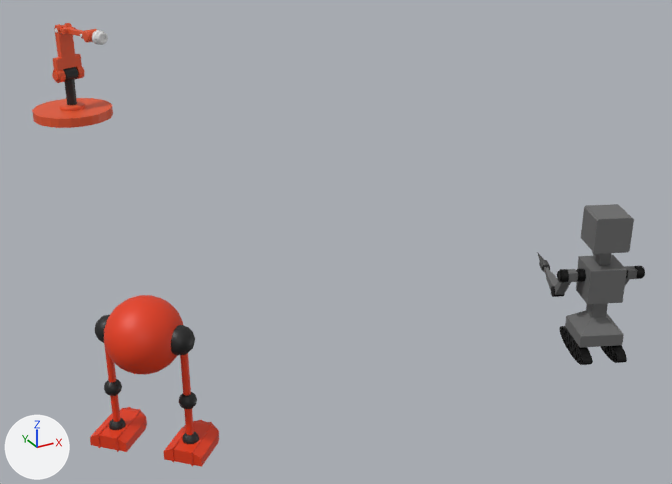
One commit to the FBX model Assets/3d models/raw_version/cnit_assets.fbx: the scene before it, then after it.
Both versions are drawn from a camera (50 mm lens) standing at (53.6, -69.0, 27.1) and looking at (84.4, -13.1, -0.9). The axes (+X, +Y, +Z) are drawn at lower left. The lights are the same throughout. Where no turn or scale is listed for an object, it has been applied to the vertices.
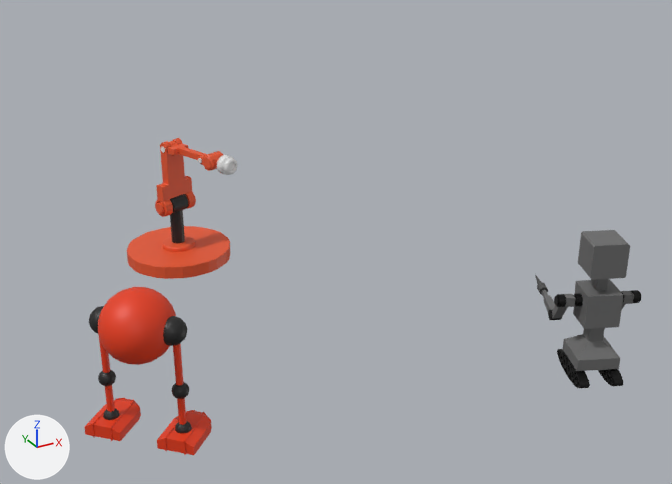
Pixel boxes [x1, y1, x2, y2] of what changed, in the pictures (672 x 484 px):
'Cylinder.002', moved
    before: [32, 98, 113, 128]
    after: [127, 226, 230, 279]
'Sphere.001', moved
    before: [104, 295, 183, 375]
    after: [98, 287, 176, 365]
'Cube.002', moved
    before: [565, 255, 627, 348]
    after: [563, 279, 623, 371]
'Cube.021', moved
    before: [90, 407, 219, 467]
    after: [85, 398, 212, 455]
'Cube', moved
    before: [581, 204, 634, 254]
    after: [578, 230, 630, 280]
'Cylinder.019', moved
    before: [52, 23, 85, 83]
    after: [155, 138, 196, 217]
'Cube.012', moved
    before: [560, 326, 627, 365]
    after: [557, 349, 623, 388]
'Sphere.002', moved
    before: [95, 315, 195, 355]
    after: [89, 306, 187, 346]
'Cylinder.006', moved
    before: [104, 344, 191, 395]
    after: [99, 339, 184, 385]
'Sphere.004', moved
    before: [104, 379, 197, 409]
    after: [98, 369, 189, 399]
'Cylinder.008', moved
    before: [110, 395, 194, 435]
    after: [105, 385, 186, 425]
'Cylinder.003', moved
    before: [65, 79, 77, 105]
    after: [170, 210, 185, 243]
'Sphere.005', moved
    before: [109, 418, 199, 444]
    after: [103, 408, 192, 433]
'Cube.011', moved
    before: [554, 269, 578, 295]
    after: [552, 294, 575, 319]
'Cylinder.020', moved
    before: [60, 101, 85, 111]
    after: [162, 236, 195, 252]
'Cylinder.022', moved
    before: [92, 30, 108, 45]
    after: [217, 155, 238, 175]
'Cylinder.018', moved
    before: [60, 25, 84, 36]
    after: [168, 141, 207, 160]
'Cylinder.021', moved
    before: [80, 29, 97, 43]
    after: [198, 151, 223, 171]
'Cylinder.017', moved
    before: [63, 67, 78, 82]
    after: [170, 194, 188, 214]
'Cube.005', moved
    before: [544, 267, 558, 290]
    after: [541, 290, 555, 312]
'Cube.019', moved
    before: [625, 266, 638, 286]
    after: [621, 291, 634, 310]
'Cube.013', moved
    before: [557, 269, 569, 283]
    after: [554, 294, 566, 307]
'Cube.006', moved
    before: [537, 252, 550, 272]
    after: [535, 275, 548, 295]
'Cube.020', moved
    before: [634, 266, 645, 279]
    after: [631, 290, 641, 303]
'Cube.010', moved
    before: [577, 269, 586, 282]
    after: [574, 293, 583, 306]
'Cube.014', moved
    before: [551, 286, 565, 297]
    after: [548, 309, 562, 320]
'Cube.007', moved
    before: [576, 270, 580, 280]
    after: [573, 295, 577, 305]

The edits, one by one:
Object 'Cube.010' (ob_cube_010) moves from (87.59, -34.78, 4.75) to (87.59, -34.78, 3.23).
Object 'Cylinder.019' (ob_cylinder_019) moves from (73.8, 20.88, 5.95) to (73.8, -8.29, 2.59).
Object 'Cylinder.006' (ob_cylinder_006) moves from (64.69, -29.45, 4.61) to (64.69, -28.41, 4.61).
Object 'Cube.005' (ob_cube_005) moves from (87.59, -34.78, 4.75) to (87.59, -34.78, 3.23).
Object 'Cylinder.002' (ob_cylinder_002) moves from (73.8, 20.88, 2.35) to (73.8, -8.29, -1.01).
Object 'Cube.020' (ob_cube_020) moves from (87.59, -34.78, 4.75) to (87.59, -34.78, 3.23).
Object 'Cylinder.003' (ob_cylinder_003) moves from (73.8, 20.88, 2.35) to (73.8, -8.29, -1.01).
Object 'Sphere.005' (ob_sphere_005) moves from (64.69, -29.45, 4.61) to (64.69, -28.41, 4.61).
Object 'Cylinder.021' (ob_cylinder_021) moves from (75.28, 16.64, 10.16) to (75.28, -12.54, 6.8).
Object 'Cylinder.017' (ob_cylinder_017) moves from (73.8, 20.88, 5.95) to (73.8, -8.29, 2.59).
Object 'Cylinder.020' (ob_cylinder_020) moves from (73.8, 20.88, 2.35) to (73.8, -8.29, -1.01).
Object 'Cube.013' (ob_cube_013) moves from (87.59, -34.78, 4.75) to (87.59, -34.78, 3.23).
Object 'Cube.012' (ob_cube_012) moves from (87.97, -34.93, 0.34) to (87.97, -34.93, -1.19).
Object 'Cube.002' (ob_cube_002) moves from (88.88, -35.31, 4.44) to (88.88, -35.31, 2.92).
Object 'Sphere.002' (ob_sphere_002) moves from (64.69, -29.45, 4.61) to (64.69, -28.41, 4.61).
Object 'Cube.007' (ob_cube_007) moves from (87.59, -34.78, 4.75) to (87.59, -34.78, 3.23).
Object 'Cube.014' (ob_cube_014) moves from (87.59, -34.78, 4.75) to (87.59, -34.78, 3.23).
Object 'Sphere.001' (ob_sphere_001) moves from (64.69, -29.45, 4.61) to (64.69, -28.41, 4.61).
Object 'Cube.021' (ob_cube_021) moves from (64.69, -29.45, 4.61) to (64.69, -28.41, 4.61).
Object 'Cube.006' (ob_cube_006) moves from (87.59, -34.78, 4.75) to (87.59, -34.78, 3.23).
Object 'Cylinder.018' (ob_cylinder_018) moves from (73.8, 20.88, 10.16) to (73.8, -8.29, 6.8).
Object 'Cylinder.022' (ob_cylinder_022) moves from (75.69, 15.46, 10.16) to (75.69, -13.72, 6.8).
Object 'Cube' (ob_cube) moves from (88.88, -35.31, 7.48) to (88.88, -35.31, 5.95).
Object 'Sphere.004' (ob_sphere_004) moves from (64.69, -29.45, 4.61) to (64.69, -28.41, 4.61).
Object 'Cylinder.008' (ob_cylinder_008) moves from (64.69, -29.45, 4.61) to (64.69, -28.41, 4.61).
Object 'Cube.011' (ob_cube_011) moves from (87.59, -34.78, 4.75) to (87.59, -34.78, 3.23).
Object 'Cube.019' (ob_cube_019) moves from (87.59, -34.78, 4.75) to (87.59, -34.78, 3.23).
